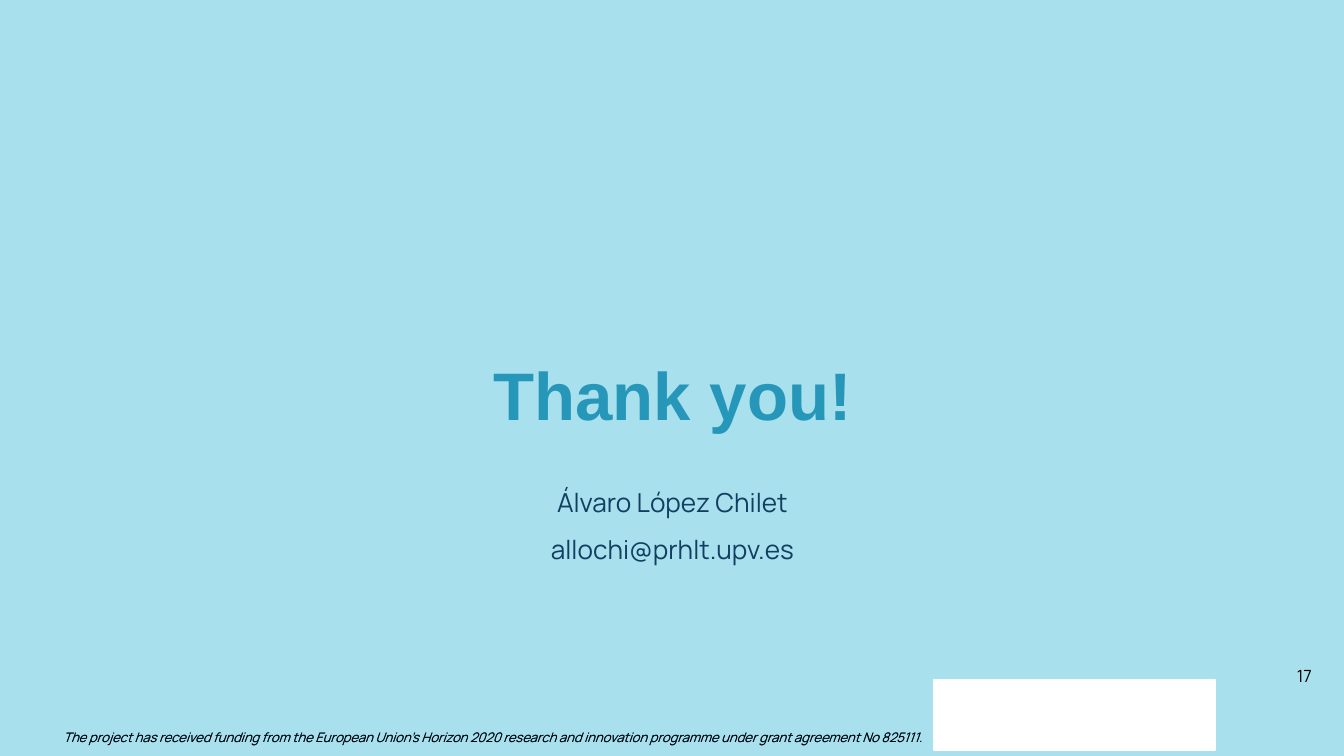
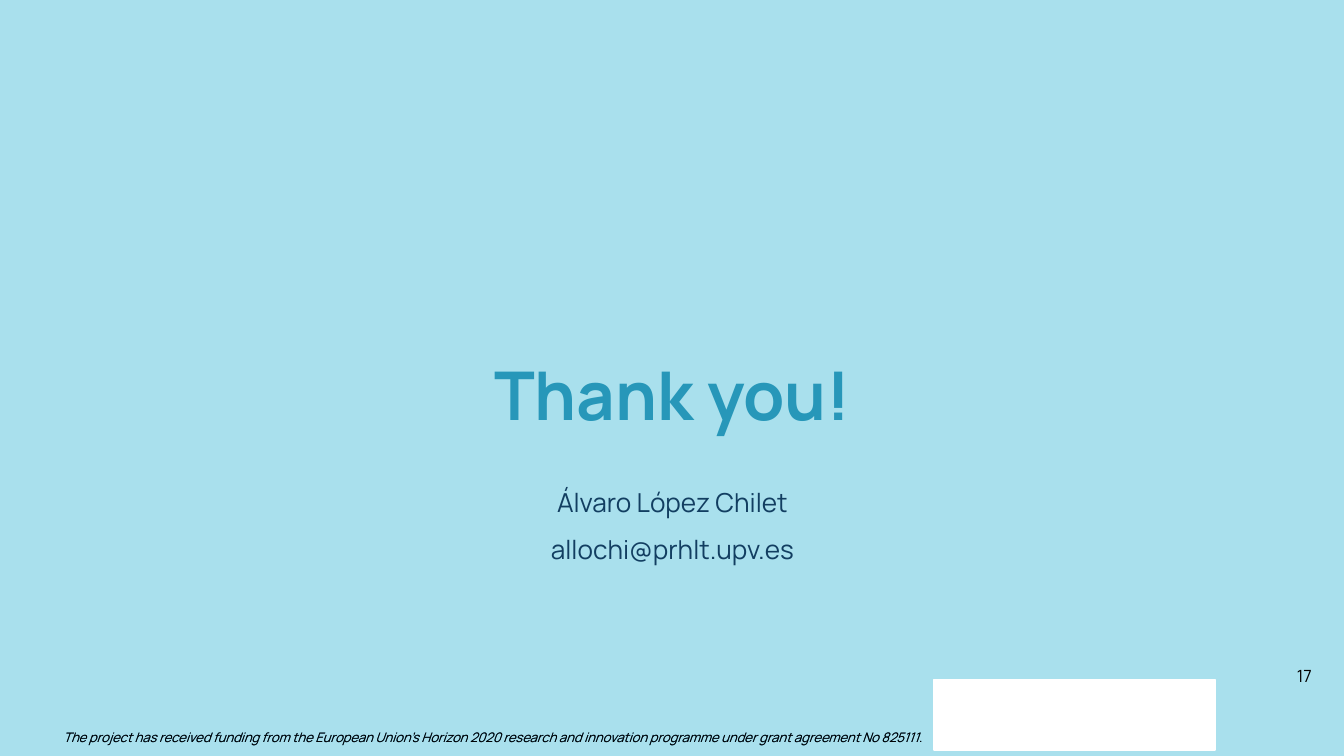
Before and after one commit to deephealthproject/winter-school, a slide deck: slide 17 of lab/00_ecvl_eddl_environment/ONNX_in_EDDL.pptx. Drawn at 1344x756 pixels with LibreOffice and Linux fonts; fonts in the diff are those of the drawing; background and template pictures are left out. Boxes give left, top, right and bottom in pixels: in the first picture for what was removed or moved away, otherwise in the second. Text is boxed around its words. In the diff, an @@ line names an element or a change of style, - is before the commit and + after.

```diff
--- a/lab/00_ecvl_eddl_environment/ONNX_in_EDDL.pptx
+++ b/lab/00_ecvl_eddl_environment/ONNX_in_EDDL.pptx
@@ text "Thank you!" at [494, 371, 851, 436]: font Arial to Manrope @@
```
Also in this commit, not shown: 7 other slides changed, 1 other file.
